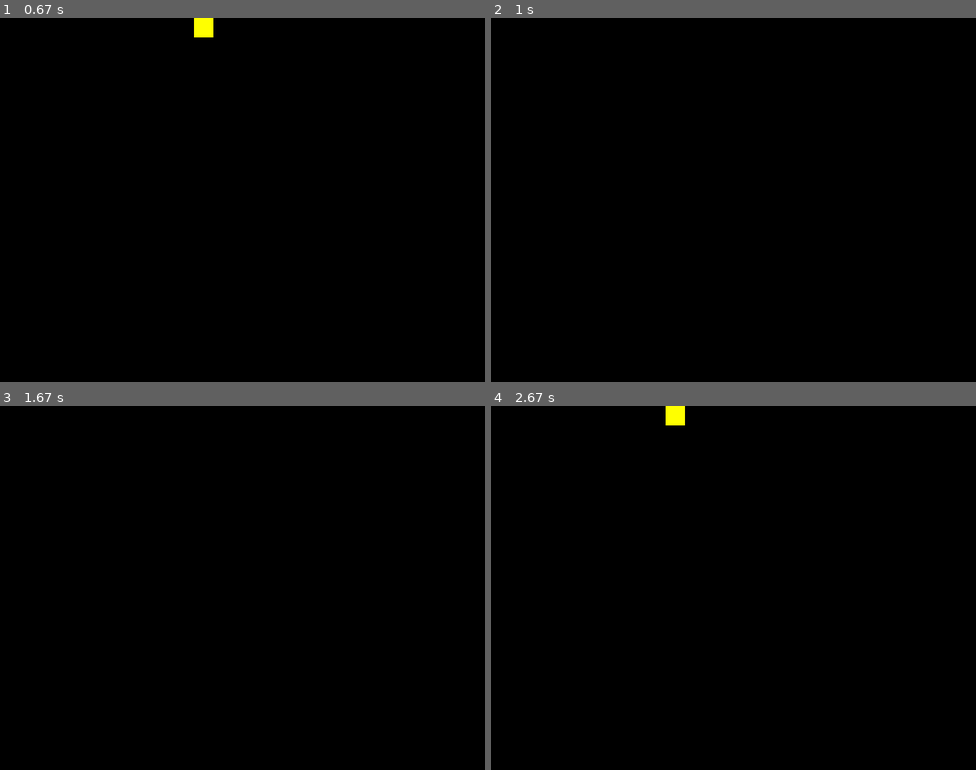
Above: before the commit, frames 1-4 (two rows, left to right).
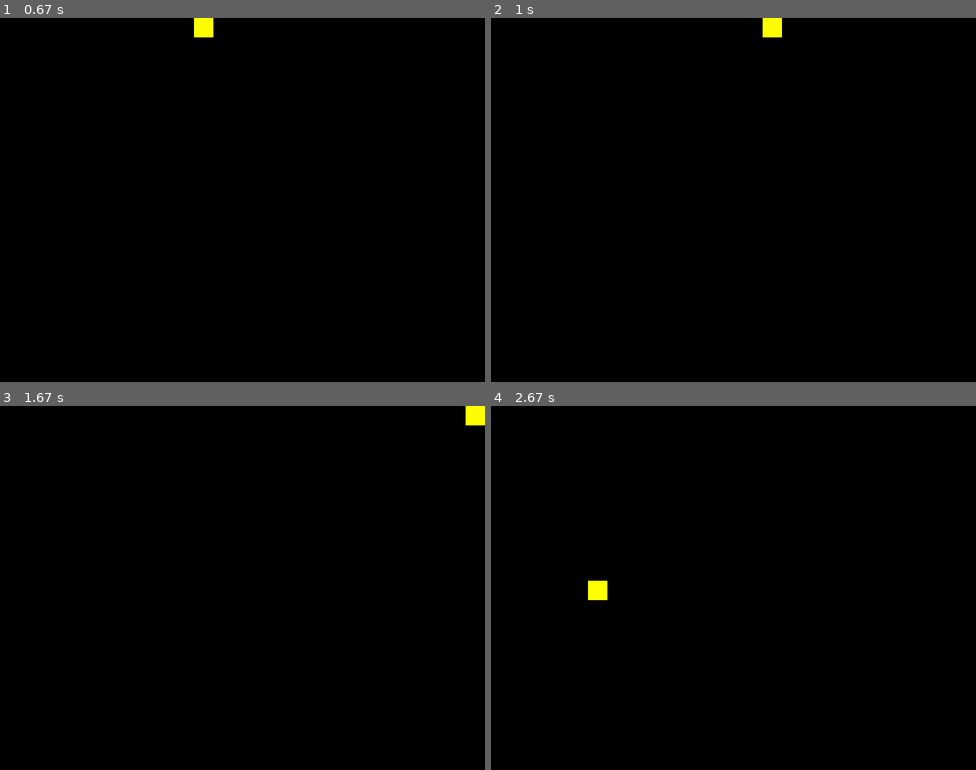
Above: after the commit, the same moments.

Repository: jsbueno/pacman_pygame
Game: pygame game, started from game.py
The game is run twice, just before and just after one commit, with the same random seed, the same clock (stepped at 60 frames per second) and the same inputs.
Inputs:
- Up to frame 1 (0.67 s): hold Right from 0.33 s (still down)
- Up to frame 2 (1 s): release Right at 0.8 s; hold Up from 0.83 s (still down)
- Up to frame 3 (1.67 s): release Up at 1.13 s; hold Right 1.17-1.63 s
- Up to frame 4 (2.67 s): hold Left 1.67-2.2 s; hold Down 2.23-2.53 s; hold Left from 2.57 s (still down)

Frame 1 is identical in both runs. In frame 2, 0.2% of the frame differs, in the area x 56-60%, y 0-6%; in frame 3, 0.2%; in frame 4, 0.4%, in the area x 20-40%, y 0-54%.

Commit message:
Refactor character into class

Diff:
--- a/game.py
+++ b/game.py
@@ -4,47 +4,65 @@
 CELL = 32
 
 FPS = 30
+WIDTH, HEIGHT = SIZE[0] // CELL, SIZE[1] // CELL
 
 def init():
     pygame.init()
     global Screen
     Screen = pygame.display.set_mode(SIZE)
 
+class Character:
+    def __init__(self, initial_pos=None):
+        self.ox, self.oy = self.x, self.y = initial_pos or (0,0)
+        self.vx, self.vy = 0, 0
+
+    def move_event(self, event):
+        if event.type == pygame.KEYDOWN:
+            key = event.key
+            if key == pygame.K_LEFT:
+                self.vx = -1
+            elif key == pygame.K_RIGHT:
+                self.vx = 1
+            if key == pygame.K_UP:
+                self.vy = -1
+            elif key == pygame.K_DOWN:
+                self.vy = 1
+        if event.type == pygame.KEYUP:
+            key = event.key
+            if key in (pygame.K_LEFT, pygame.K_RIGHT):
+                self.vx = 0
+            if key in (pygame.K_UP, pygame.K_DOWN):
+                self.vy = 0
+
+    def update(self):
+        self.ox, self.oy = self.x, self.y
+
+        if 0 <= self.x + self.vx < WIDTH:
+            self.x += self.vx
+        if 0 <= self.y + self.vy < HEIGHT:
+            self.y += self.vy
+
+    def draw(self):
+        pygame.draw.rect(Screen, (0, 0,0), (self.ox * CELL, self.oy * CELL, CELL, CELL))
+        pygame.draw.rect(Screen, (255, 255,0), (self.x * CELL, self.y * CELL, CELL, CELL))
+
+
 def main():
     clock = pygame.time.Clock()
 
-    x, y = 0, 0
-    ox, oy = 0, 0
-    vx, vy = 0, 0
+    character = Character()
+
     while True:
         for event in pygame.event.get():
             if event.type == pygame.QUIT:
                 return
-            elif event.type == pygame.KEYDOWN:
-                key = event.key
-                if key == pygame.K_LEFT:
-                    vx = -1
-                elif key == pygame.K_RIGHT:
-                    vx = 1
-                if key == pygame.K_UP:
-                    vy = -1
-                elif key == pygame.K_DOWN:
-                    vy = 1
-                if key == pygame.K_ESCAPE:
-                    return
-            if event.type == pygame.KEYUP:
-                key = event.key
-                if key in (pygame.K_LEFT, pygame.K_RIGHT):
-                    vx = 0
-                if key in (pygame.K_UP, pygame.K_DOWN):
-                    vy = 0
-        x += vx
-        y += vy
+            elif event.type == pygame.KEYDOWN and event.key == pygame.K_ESCAPE:
+                return
+            if event.type in (pygame.KEYDOWN, pygame.KEYUP):
+                character.move_event(event)
+        character.update()
+        character.draw()
 
-        pygame.draw.rect(Screen, (0, 0,0), (ox * CELL, oy * CELL, CELL, CELL))
-        pygame.draw.rect(Screen, (255, 255,0), (x * CELL, y * CELL, CELL, CELL))
-
-        ox, oy = x, y
         pygame.display.update()
         clock.tick(FPS)
 
